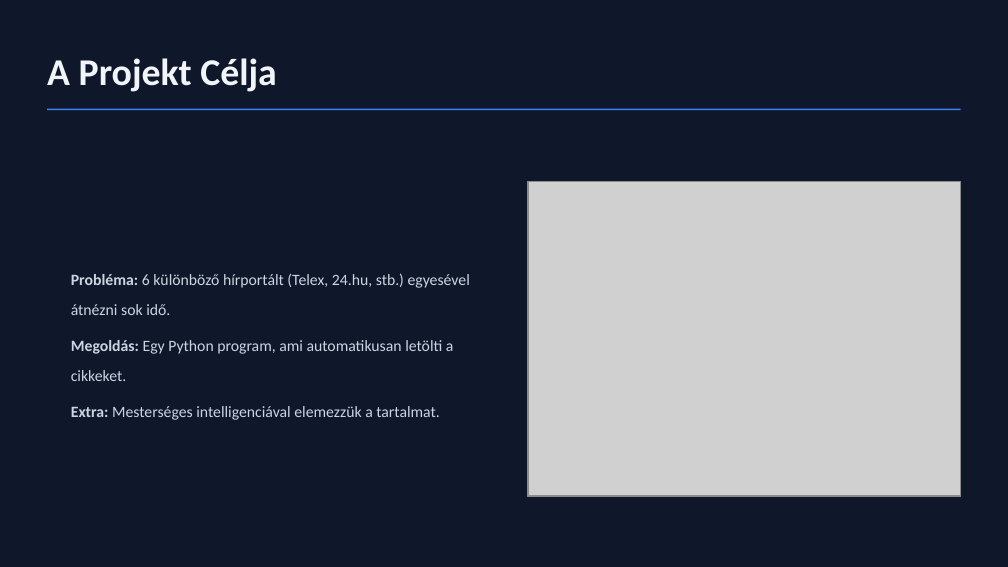
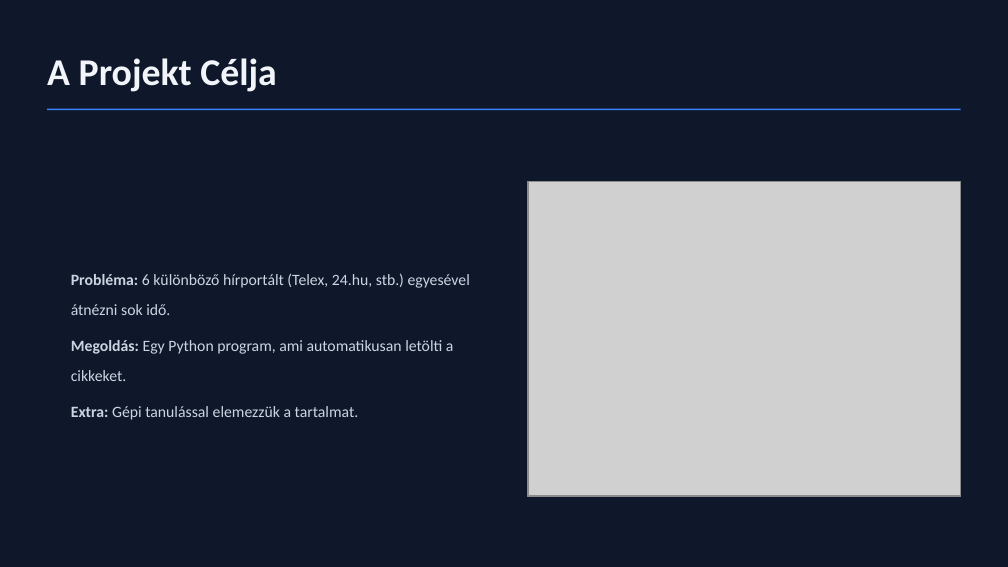
Before and after one commit to LoosAP/TextAndWebMining, a slide deck: slide 2 of Hírek Elemzése Pythonnal.pptx. Drawn at 1008x567 pixels with LibreOffice and Linux fonts; fonts in the diff are those of the drawing; grey boxes stand for pictures; background and template pictures are left out. Boxes give left, top, right and bottom in pixels: in the first picture for what was removed or moved away, otherwise in the second. Text is boxed around its words. In the diff, an @@ line names an element or a change of style, - is before the commit and + after.

```diff
--- a/Hírek Elemzése Pythonnal.pptx
+++ b/Hírek Elemzése Pythonnal.pptx
@@ text at [71,406,359,420]: text changed @@
-Extra: Mesterséges intelligenciával elemezzük a tartalmat.
+Extra: Gépi tanulással elemezzük a tartalmat.
```
Also in this commit, not shown: 4 other slides changed, 1 slide removed.
